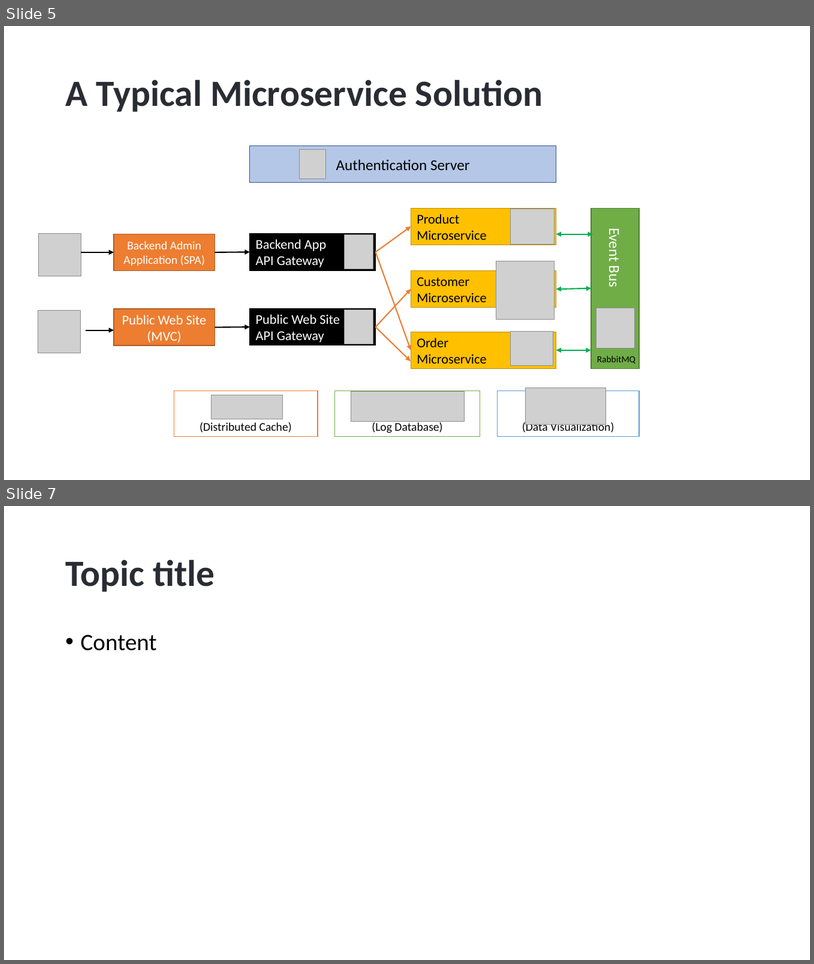
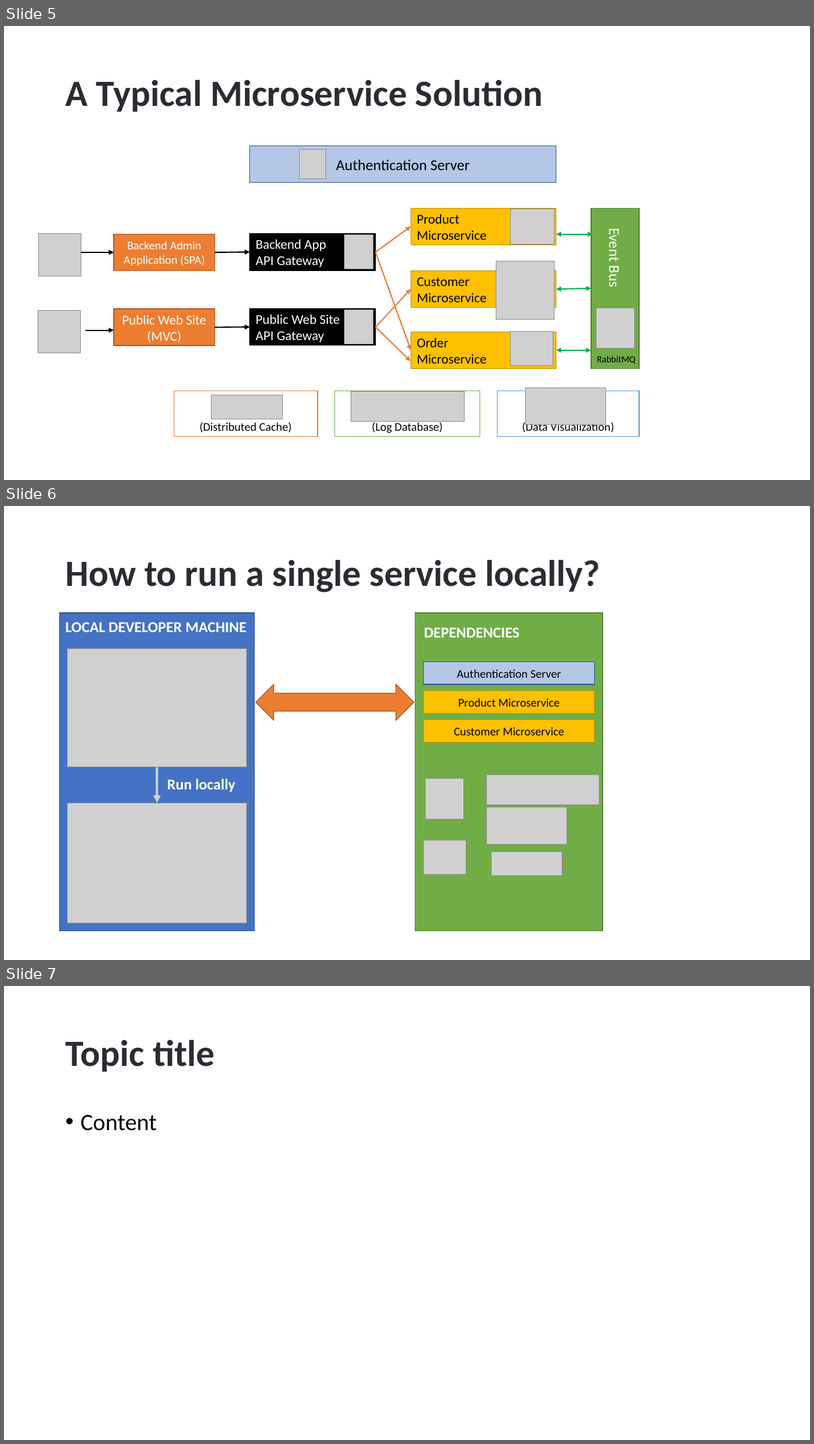
Before and after one commit to hikalkan/presentations, a slide deck: 2023-05-10 ABP Conf 2023 Developing with Kubernetes/Developing with Kubernetes.pptx. Shown one above the other, each under a label of ours: slides 5 and 7 before the commit, slides 5, 6 and 7 after it; the slides between them are not shown. The pictures are 814x964 and 814x1444 pixels, drawn with LibreOffice and Linux fonts; fonts in the diff are those of the drawing; grey boxes stand for pictures; background and template pictures are left out. Boxes give left, top, right and bottom in pixels: in the first picture for what was removed or moved away, otherwise in the second. Text is boxed around its words. In the diff, an @@ line names an element or a change of style, - is before the commit and + after.

```diff
--- a/2023-05-10 ABP Conf 2023 Developing with Kubernetes/Developing with Kubernetes.pptx
+++ b/2023-05-10 ABP Conf 2023 Developing with Kubernetes/Developing with Kubernetes.pptx
@@ slide 6 added at (4, 506, 810, 960), background picture (left out) @@
@@ title added at (65, 559, 601, 592), 44 pt, text #292D33, bold @@
+How to run a single service locally?
@@ rectangle added at (60, 613, 255, 931), fill #4472C4, outline #325491 1 pt @@
@@ rectangle added at (416, 613, 603, 931), fill #70AD47, outline #538035 1 pt @@
@@ text added at (65, 622, 247, 632), 18 pt, text #FFFFFF, bold @@
+LOCAL DEVELOPER MACHINE
@@ text added at (424, 627, 519, 637), 18 pt, text #FFFFFF, bold @@
+DEPENDENCIES
@@ picture added at (68, 648, 246, 767) @@
@@ rectangle added at (424, 661, 595, 684), fill #B4C7E7, outline #325491 1 pt, 14 pt, text #000000 @@
+Authentication Server
@@ left right arrow added at (255, 684, 414, 720), fill #ED7D31, outline #AF5C24 1 pt @@
@@ rectangle added at (424, 691, 595, 714), fill #FFC000, outline #BD8E00 1 pt, 14 pt, text #000000 @@
+Product Microservice
@@ rectangle added at (424, 720, 595, 742), fill #FFC000, outline #BD8E00 1 pt, 14 pt, text #000000 @@
+Customer Microservice
@@ arrow added from (157, 767) to (157, 802), #D0CECE 3 pt @@
@@ picture added at (487, 775, 600, 805) @@
@@ text added at (167, 778, 236, 792), 18 pt, text #FFFFFF, bold @@
+Run locally
@@ picture added at (426, 778, 464, 819) @@
@@ picture added at (68, 802, 246, 922) @@
@@ picture added at (487, 807, 567, 844) @@
@@ picture added at (424, 840, 466, 874) @@
@@ picture added at (492, 852, 563, 875) @@
```
Also in this commit, not shown: 1 slide removed.
